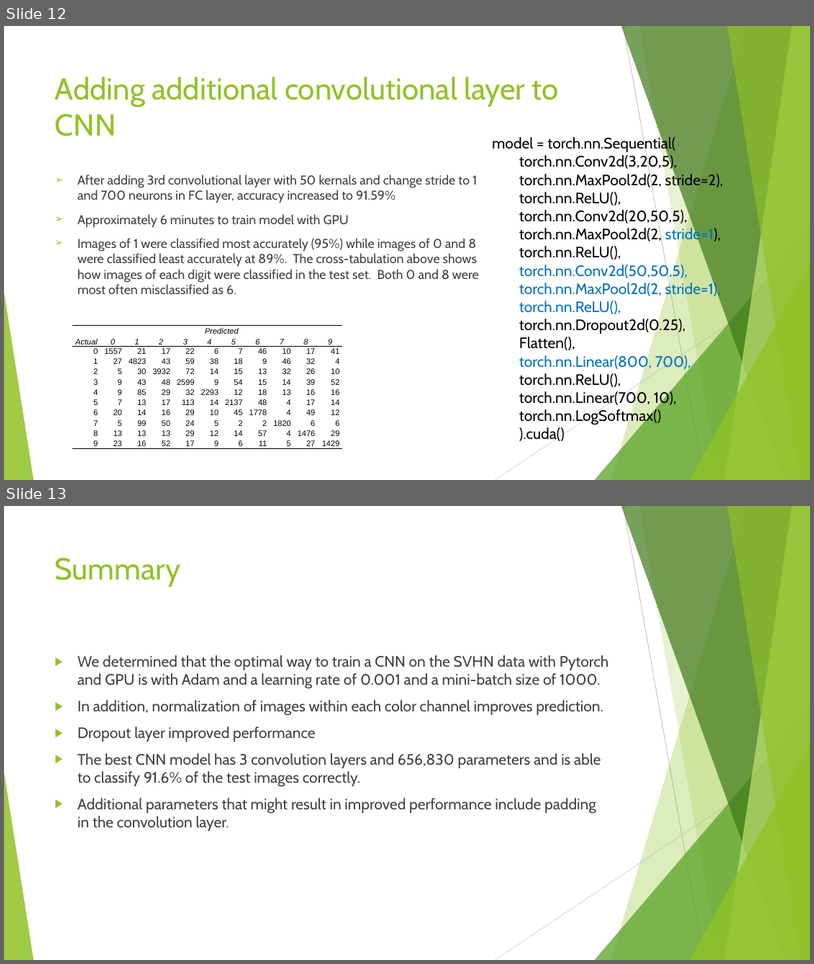
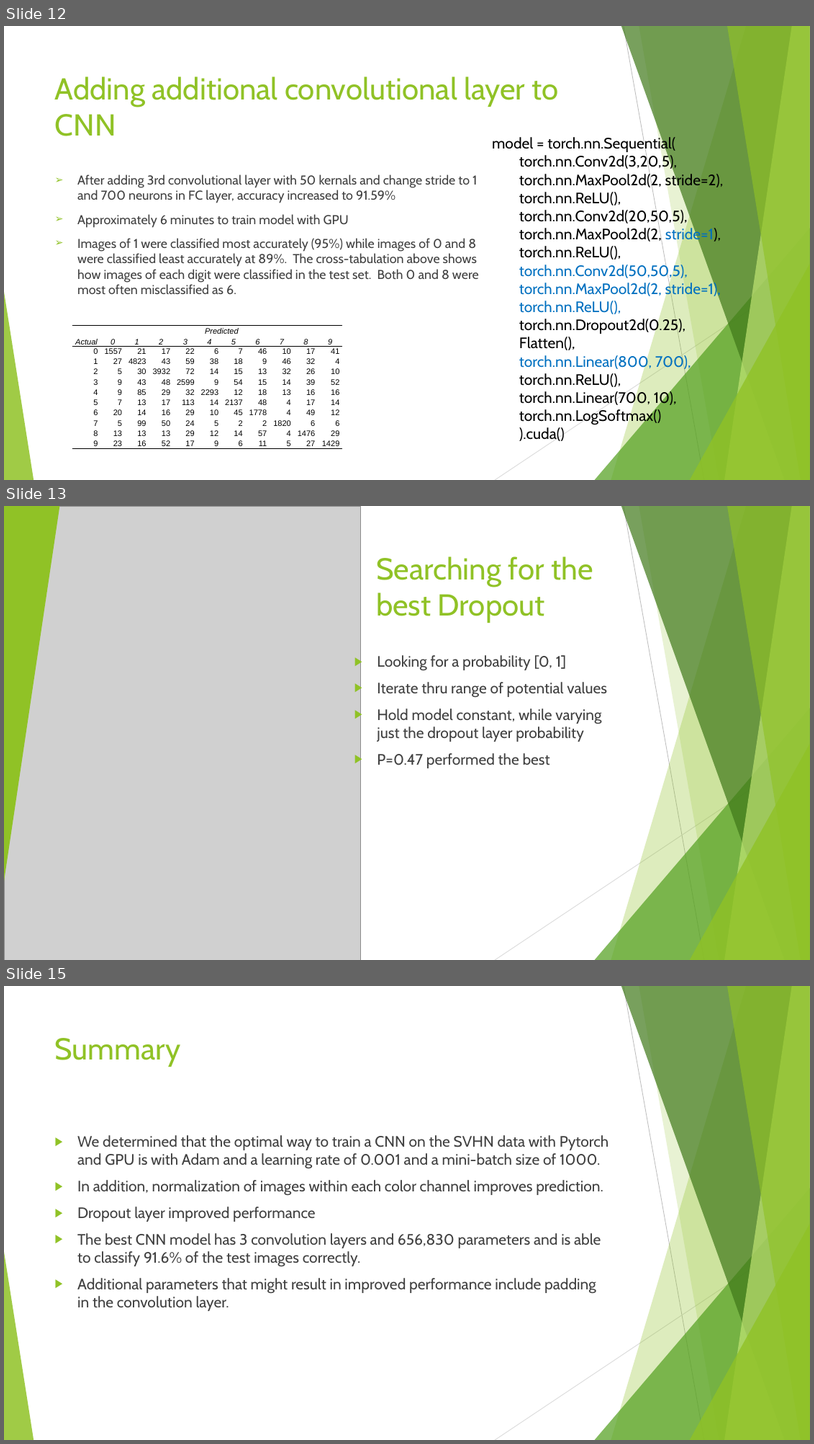
Before and after one commit to josephhaaga/Final-Project-Group6, a slide deck: Final-Group-Presentation/final group presentation.pptx. Shown one above the other, each under a label of ours: slides 12 and 13 before the commit, slides 12, 13 and 15 after it; the slides between them are not shown. The pictures are 814x964 and 814x1444 pixels, drawn with LibreOffice and Linux fonts; fonts in the diff are those of the drawing; grey boxes stand for pictures. Boxes give left, top, right and bottom in pixels: in the first picture for what was removed or moved away, otherwise in the second. Text is boxed around its words. In the diff, an @@ line names an element or a change of style, - is before the commit and + after.

```diff
--- a/Final-Group-Presentation/final group presentation.pptx
+++ b/Final-Group-Presentation/final group presentation.pptx
@@ slide 13 added at [4,506,810,960], background #FFFFFF; not listed: 10 template elements that a slide beside it also shows @@
@@ picture added at [4,506,361,960] @@
@@ triangle added at [4,506,59,881], fill #90C226 @@
@@ title added at [376,556,593,623], 36 pt, text #90C226 @@
+Searching for the best Dropout
@@ text added at [377,655,607,768], 18 pt, text #404040 @@
+▶ Looking for a probability [0, 1]
+▶ Iterate thru range of potential values
+▶ Hold model constant, while varying just the dropout layer probability
+▶ P=0.47 performed the best
@@ what was slide 13 is now slide 15 @@
```
Also in this commit, not shown: 1 slide changed, 2 other slides added, 2 other files.
